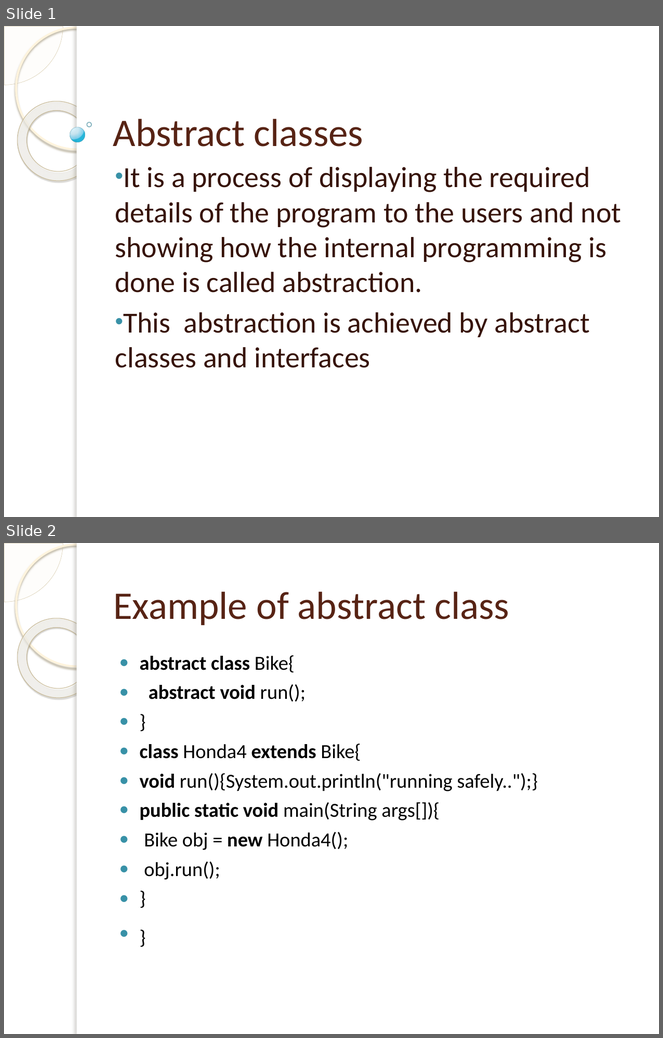
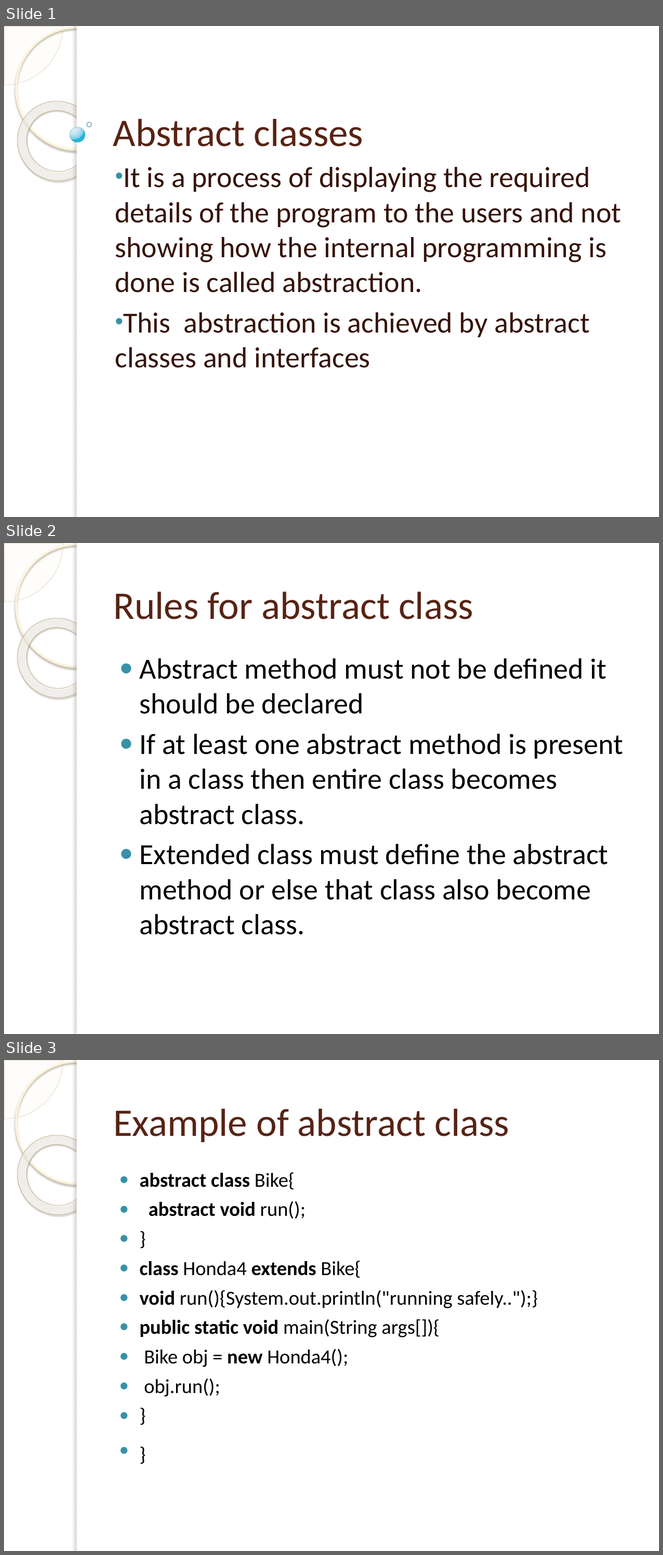
Before and after one commit to raghuvarmam/java-programs, a slide deck: Abstract classes.pptx. Shown one above the other, each under a label of ours: slides 1 and 2 before the commit, slides 1, 2 and 3 after it. The pictures are 663x1038 and 663x1555 pixels, drawn with LibreOffice and Linux fonts; fonts in the diff are those of the drawing; background and template pictures are left out. Boxes give left, top, right and bottom in pixels: in the first picture for what was removed or moved away, otherwise in the second. Text is boxed around its words. In the diff, an @@ line names an element or a change of style, - is before the commit and + after.

```diff
--- a/Abstract classes.pptx
+++ b/Abstract classes.pptx
@@ slide 2 added at bbox=[4, 543, 659, 1034], background picture (left out); not listed: 5 template elements that a slide beside it also shows @@
@@ title added at bbox=[113, 591, 474, 619], 43 pt, text #572314 @@
+Rules for abstract class
@@ text added at bbox=[140, 658, 624, 935], 32 pt, text #000000 @@
+● Abstract method must not be defined it should be declared
+● If at least one abstract method is present in a class then entire class becomes abstract class.
+● Extended class must define the abstract method or else that class also become abstract class.
@@ what was slide 2 is now slide 3 @@
```
Also in this commit, not shown: 3 other slides added, 5 slides removed.
